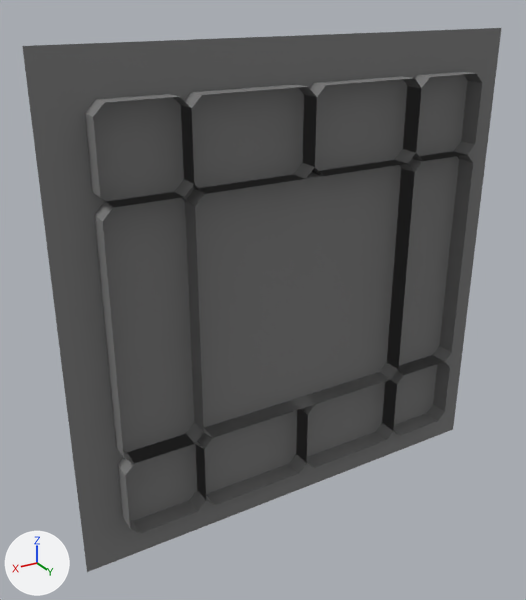
The glTF model objects/floor0c.glb: old version first, new version second.
The view is the same before and after, from a 50 mm lens placed at (0.936, 1.433, 0.696), pointed at (0.081, 0.009, -0.016). Lighting does not change. The marker at lower left points along +X, +Y and +Z. Vertices at the same position are counted once.

Names of what the first picture shows: 'floor0c'.
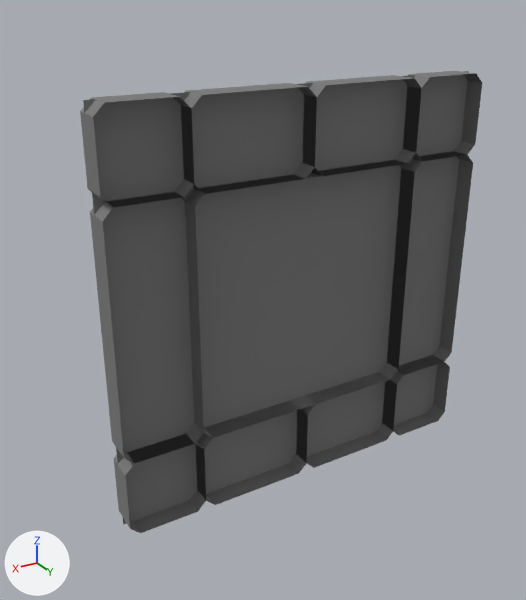
Pixel boxes (x1, y1, x2, y2) of what changed, in the pictures (526 x 600 px; the box of a moved part takes in the faces that stretch with it):
'floor0c', reshaped (16% narrower, 15% shorter)
    before: (22, 28, 501, 572)
    after: (80, 71, 482, 533)
part 1 of me_plane_002, moved or reshaped
    before: (22, 28, 501, 572)
    after: (83, 71, 469, 525)

Patch to the scene script:
```diff
--- a/objects/floor0c.glb.py
+++ b/objects/floor0c.glb.py
@@ me_plane_002 @@
 me_plane_002.from_pydata(...)  # 205 vertices, 332 faces; spans x -0.6..0.6, y 0.0..0.1, z -0.6..0.6
 # used by ob_floor0c; location = (0.0, 0.0, 0.0)
-me_plane_002.vertices[20].co = (-0.6, 0.05, -0.6)  # pixel (453, 429)
-me_plane_002.vertices[21].co = (0.6, 0.05, 0.6)  # pixel (22, 46)
-me_plane_002.vertices[22].co = (-0.6, 0.05, 0.6)  # pixel (501, 27)
-me_plane_002.vertices[23].co = (0.6, 0.05, -0.6)  # pixel (87, 572)
+# me_plane_002 part 1
+me_plane_002.vertices[20].co = (-0.5, 0.05, -0.5)
+me_plane_002.vertices[21].co = (0.5, 0.05, 0.5)  # pixel (83, 100)
+me_plane_002.vertices[22].co = (-0.5, 0.05, 0.5)  # pixel (468, 71)
+me_plane_002.vertices[23].co = (0.5, 0.05, -0.5)  # pixel (123, 524)
 me_plane_002.materials.append(mat_material_003)
```
